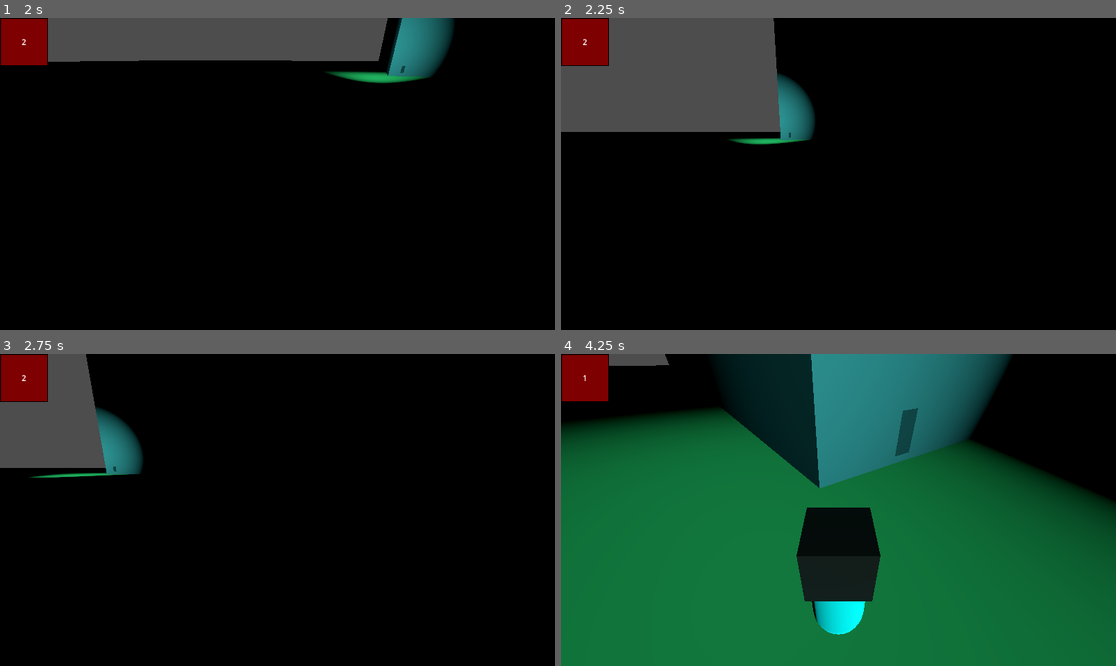
Above: before the commit, frames 1-4 (two rows, left to right).
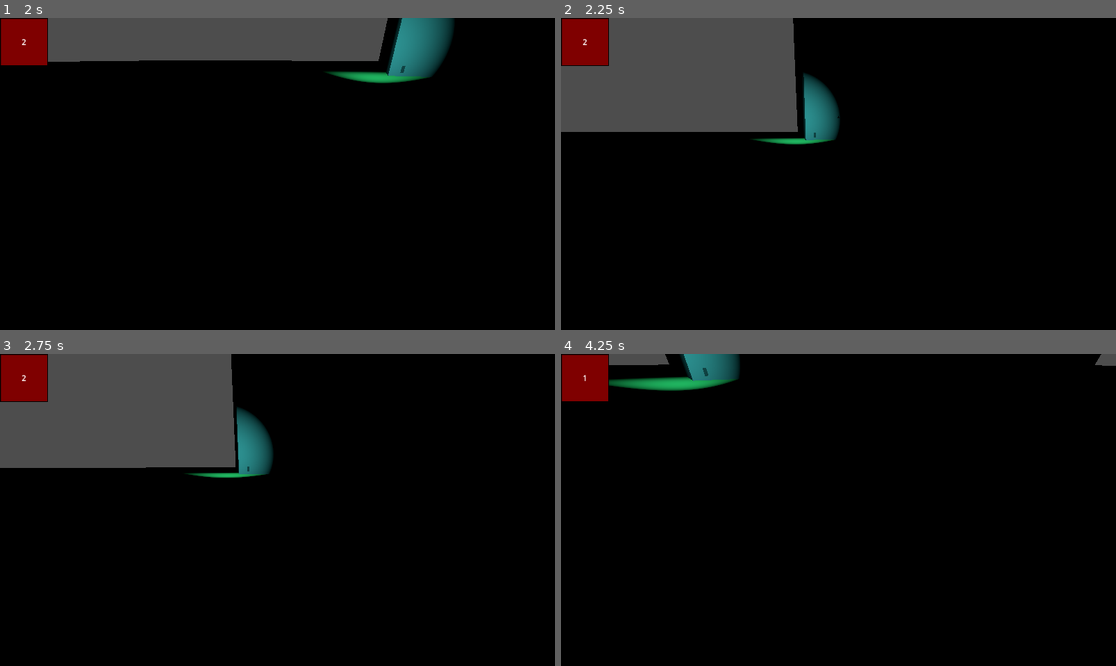
Above: after the commit, the same moments.

Repository: Okularnik2001PL/123-Start-projektu
Game: Godot game, scene res://sceny/testy giery v1.tscn
The game is run twice, just before and just after one commit, with the same random seed, the same clock (stepped at 60 frames per second) and the same inputs.
Inputs (mouse positions are in pixels of both pictures, inside the frame that each line leads up to):
- Up to frame 1 (2 s): tap Enter (ui_accept) at 0.5, 0.77, 1.52 s; move the mouse to (399, 158) at 0.52 s; hold D (ui_right) 0.53-1.28 s; right-click (399, 158) at 0.6 s; tap G (spawn) at 0.8, 1.35 s; move the mouse to (166, 189) at 1.27 s; hold S (ui_down) from 1.28 s (still down); right-click (166, 189) at 1.55 s
- Up to frame 2 (2.25 s): move the mouse to (894, 105) at 2.02 s; release S (ui_down) at 2.03 s; hold D (ui_right) from 2.03 s (still down); tap Shift (Bieg) at 2.1 s
- Up to frame 3 (2.75 s): keep holding D (ui_right); tap G (spawn) at 2.3 s
- Up to frame 4 (4.25 s): move the mouse to (810, 572) at 2.77 s; release D (ui_right) at 2.78 s; hold W (ui_up) 2.78-3.53 s; right-click (810, 572) at 2.85 s; tap Enter (ui_accept) at 3.02, 3.77 s; move the mouse to (1005, 556) at 3.52 s; hold A (ui_left) from 3.53 s (still down); tap G (spawn) at 3.6 s

Frame 1 is identical in both runs. In frame 2, 2.8% of the frame differs, in the area x 30-51%, y 0-41%; in frame 3, 11%; in frame 4, 84%, in the area x 0-100%, y 0-100%.

Commit message:
pełna

Diff:
--- a/gracz1.gd
+++ b/gracz1.gd
@@ -52,6 +52,8 @@
 			odswierz()
 	if Input.is_action_just_pressed("Bieg"):
 		SPEED=100
+	else:
+		SPEED=5
 	if Input.is_action_just_pressed("Prawy_M"):
 		if $Camera3D2/RayCast3D.get_collider()!=null:
 			if $Camera3D2/RayCast3D.get_collider().is_in_group("podnieś"):
@@ -83,8 +85,8 @@
 	obiekt.set_collision_mask_value(1,false)
 	obiekt.gravity_scale = 0
 	obiekt.get_parent().remove_child(obiekt)
-	add_child(obiekt)
-	obiekt.global_position=$nosze.global_position
+	$CollisionShape3D/MeshInstance3D/nosze.add_child(obiekt)
+	obiekt.global_position=$CollisionShape3D/MeshInstance3D/nosze.global_position
 	tszymam=obiekt
 func odluz():
 	if tszymam!=null:
--- a/sceny/gracz1.tscn
+++ b/sceny/gracz1.tscn
@@ -36,6 +36,9 @@
 mesh = SubResource("CapsuleMesh_jmmo2")
 skeleton = NodePath("../..")
 
+[node name="nosze" type="Node3D" parent="CollisionShape3D/MeshInstance3D"]
+transform = Transform3D(1, 0, 0, 0, 1, 0, 0, 0, 1, 0, -0.211596, -0.745229)
+
 [node name="Camera3D2" type="Camera3D" parent="."]
 transform = Transform3D(1, 0, 0, 0, 1, 0, 0, 0, 1, 0, 0.5, -0.4)
 
@@ -56,9 +59,6 @@
 
 [node name="Inter1" parent="Camera3D2" instance=ExtResource("2_t7j4i")]
 
-[node name="nosze" type="Node3D" parent="."]
-transform = Transform3D(1, 0, 0, 0, 1, 0, 0, 0, 1, 0, 1, 0)
-
 [node name="MeshInstance3D" type="MeshInstance3D" parent="."]
 transform = Transform3D(-1, 0, -8.74228e-08, 0, 1, 0, 8.74228e-08, 0, -1, 0, 0.3, -0.5)
 mesh = SubResource("QuadMesh_5qkyk")
